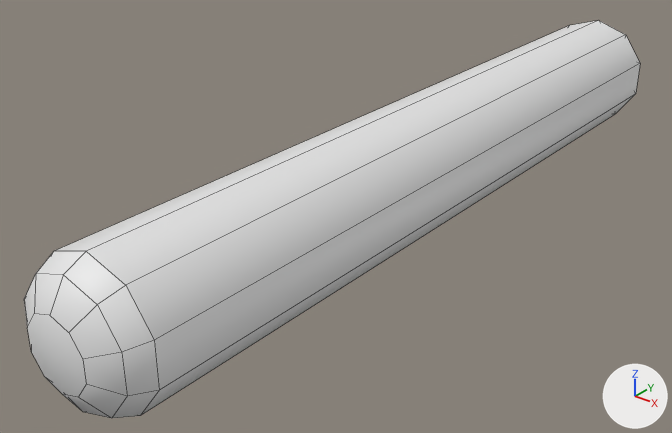
The FBX model Assets/Graphics/Models/Vine.fbx as it was, and as the next commit left it.
Rendered twice from a 50 mm lens placed at (0.592, -1.407, 0.446), pointed at (-0.057, -0.595, -0.057). Arrows for +X, +Y and +Z are at lower right; the lights stay in place. Mesh edges are drawn as thin lines.

The first picture shows 'Vine'.
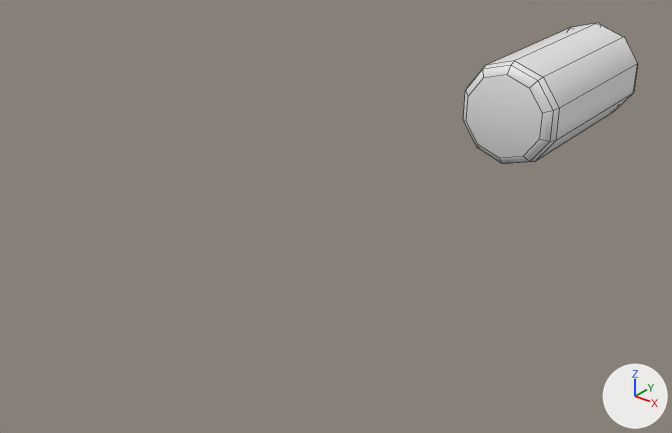
Changed parts and their boxes (x1, y1, x2, y2) in the pictures (672 x 433 px; the box of a moved part takes in the faces that stretch with it):
'Vine', reshaped, rescaled (71% narrower, 64% shorter): before (24, 20, 640, 418); after (463, 23, 638, 164)
part 1 of me_vine, moved or reshaped: before (24, 251, 159, 418); after (463, 61, 559, 164)

Patch to the scene script:
```diff
--- a/Assets/Graphics/Models/Vine.fbx.py
+++ b/Assets/Graphics/Models/Vine.fbx.py
@@ me_vine @@
 me_vine.from_pydata(...)  # 50 vertices, 42 faces; spans x -7.7..7.7, y -8.1..8.1, z -1.5..104.3
 # used by ob_vine; location = (0.0, 0.0, 0.0); rotation_euler = (1.571, 0.0, 0.0), in degrees (90, 0, 0); scale = (0.01, 0.01, 0.01)
 # verts and faces of me_vine; kept vertices keep their numbers, new ones are numbered from 50
 # before: 30 (4.1, 5.6, 102.5) at pixel (97, 304), 31 (0.0, 7.0, 102.5) at pixel (63, 274), 32 (6.6, 2.2, 102.5) at pixel (121, 352), 33 (6.6, -2.2, 102.5) at pixel (127, 396), 34 (4.1, -5.6, 102.5) at pixel (111, 418)
 # before: 35 (0.0, -7.0, 102.5) at pixel (83, 412), 36 (-4.1, -5.6, 102.5), 37 (-6.6, -2.2, 102.5), 38 (-6.6, 2.2, 102.5) at pixel (24, 299), 39 (-4.1, 5.6, 102.5) at pixel (35, 273)
 # before: 40 (2.3, 3.2, 104.3) at pixel (68, 332), 41 (0.0, 4.0, 104.3) at pixel (49, 315), 42 (3.8, 1.2, 104.3) at pixel (82, 359), 43 (3.8, -1.2, 104.3) at pixel (86, 384), 44 (2.3, -3.2, 104.3) at pixel (78, 397)
 # before: 45 (0.0, -4.0, 104.3) at pixel (62, 394), 46 (-2.3, -3.2, 104.3) at pixel (44, 376), 47 (-3.8, -1.2, 104.3) at pixel (31, 351), 48 (-3.8, 1.2, 104.3) at pixel (27, 327), 49 (-2.3, 3.2, 104.3) at pixel (34, 313)
+# me_vine part 1
+verts[30] = (4.5, 6.2, 104.1)  # moved, pixel (537, 80)
+verts[31] = (0.0, 7.7, 104.1)  # moved, pixel (510, 65)
+verts[32] = (7.3, 2.4, 104.1)  # moved, pixel (553, 110)
+verts[33] = (7.3, -2.4, 104.1)  # moved, pixel (549, 141)
+verts[34] = (4.5, -6.2, 104.1)  # moved, pixel (529, 161)
+verts[35] = (0.0, -7.7, 104.1)  # moved, pixel (502, 163)
+verts[36] = (-4.5, -6.2, 104.1)  # moved, pixel (477, 147)
+verts[37] = (-7.3, -2.4, 104.1)  # moved, pixel (463, 120)
+verts[38] = (-7.3, 2.4, 104.1)  # moved, pixel (465, 90)
+verts[39] = (-4.5, 6.2, 104.1)  # moved, pixel (482, 69)
+verts[40] = (3.8, 5.3, 107.6)  # moved, pixel (529, 88)
+verts[41] = (0.0, 6.5, 107.6)  # moved, pixel (506, 74)
+verts[42] = (6.2, 2.0, 107.6)  # moved, pixel (542, 113)
+verts[43] = (6.2, -2.0, 107.6)  # moved, pixel (539, 139)
+verts[44] = (3.8, -5.3, 107.6)  # moved, pixel (523, 156)
+verts[45] = (0.0, -6.5, 107.6)  # moved, pixel (499, 158)
+verts[46] = (-3.8, -5.3, 107.6)  # moved, pixel (478, 144)
+verts[47] = (-6.2, -2.0, 107.6)  # moved, pixel (466, 121)
+verts[48] = (-6.2, 2.0, 107.6)  # moved, pixel (468, 96)
+verts[49] = (-3.8, 5.3, 107.6)  # moved, pixel (483, 78)
@@ ob_vine @@
 ob_vine.rotation_euler = (1.571, 0.0, 0.0)  # degrees (90, 0, 0)
-ob_vine.scale = (0.01, 0.01, 0.01)
+ob_vine.scale = (0.00949, 0.00949, 0.0027)
```
